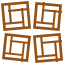
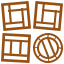
Comparing the layer stacks of the two 64px x 64px images. Changes:
removed layer "Shape 4 copy 3" over [41, 40, 62, 44]
removed layer "Shape 3 copy 3" over [54, 41, 58, 62]
removed layer "Shape 2 copy 3" over [35, 54, 56, 58]
removed layer "Shape 1 copy 3" over [40, 35, 44, 56]
removed layer "Rectangle 1 copy 3" over [33, 33, 63, 63]
removed layer "Shape 4 copy 2" over [10, 40, 28, 44]
removed layer "Shape 3 copy 2" over [21, 42, 25, 62]
removed layer "Shape 2 copy 2" over [4, 52, 23, 56]
removed layer "Shape 1 copy 2" over [9, 36, 13, 54]
removed layer "Rectangle 1 copy 2" over [2, 33, 31, 62]
added layer "Shape 15" above "Ellipse 2" over [37, 37, 42, 42]
added layer "Ellipse 2" above "Shape 6" over [37, 37, 59, 59]
added layer "Shape 6" above "Shape 5" over [47, 38, 56, 56]
added layer "Shape 5" above "Ellipse 1" over [41, 40, 50, 59]
added layer "Ellipse 1" above "Shape 19" over [33, 33, 63, 63]
added layer "Shape 19" above "Shape 20" over [2, 53, 28, 57]
added layer "Shape 20" above "Shape 17" over [19, 40, 22, 54]
added layer "Shape 17" above "Rectangle 2" over [3, 39, 29, 54]
added layer "Rectangle 2" above "Shape 4 copy" over [1, 33, 31, 63]
painted on "Shape 4 copy" over [45, 9, 62, 13]
painted on "Shape 3 copy" over [52, 10, 57, 29]
painted on "Shape 2 copy" over [36, 21, 55, 25]
painted on "Shape 1 copy" over [41, 2, 45, 22]
painted on "Rectangle 1 copy" over [33, 1, 63, 31]
…and 2 more changes (2 added)
